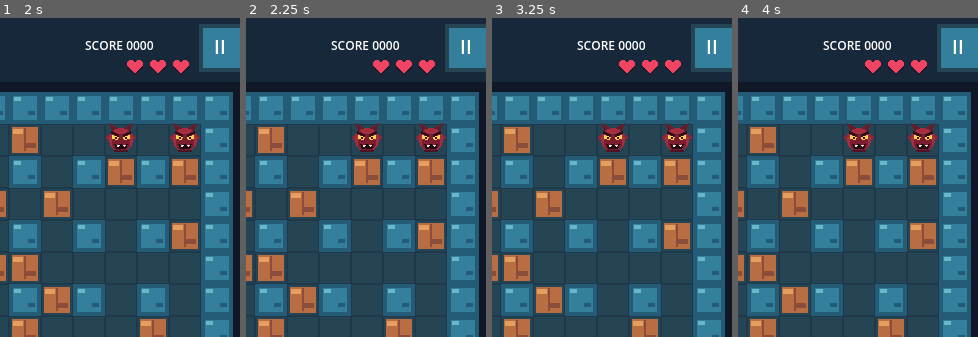
Above: before the commit, frames 1-4 (left to right).
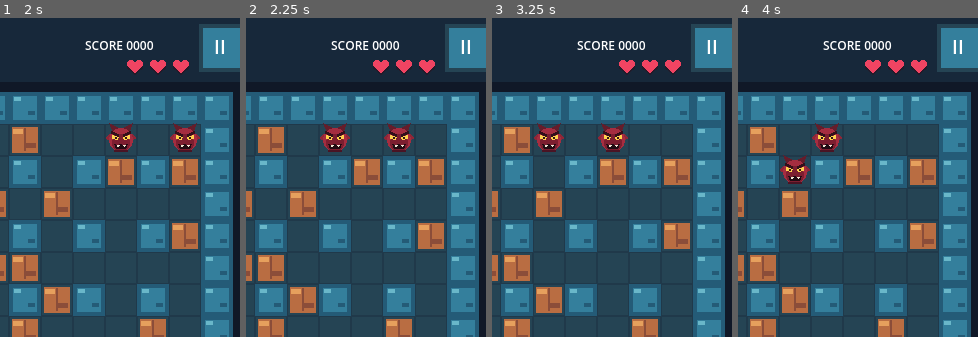
Above: after the commit, the same moments.

Repository: leto98/Bomberman_NES_android
Game: Godot game, scene res://scenes/main.tscn
The game is run twice, just before and just after one commit, with the same random seed, the same clock (stepped at 60 frames per second) and the same inputs.
Inputs (mouse positions are % of the whole screen's width and height, from its top left):
- Up to frame 1 (2 s): tap Enter at 0.5 s; move the mouse to (72, 45) at 0.52 s; click (72, 45) at 0.67 s; tap Space at 1.25 s; drag from (30, 55) to (45, 70) at 1.27 s
- Up to frame 2 (2.25 s): tap Enter at 2 s; move the mouse to (60, 28) at 2.02 s; click (60, 28) at 2.17 s
- Up to frame 3 (3.25 s): tap Space at 2.75 s; drag from (45, 70) to (20, 35) at 2.77 s
- Up to frame 4 (4 s): tap Enter at 3.5 s; move the mouse to (80, 65) at 3.52 s; click (80, 65) at 3.67 s
The pictures show only the part of the screen within x 45-95%, y 0-50%; the shares and areas given below are measured in that part.

Frame 1 is identical in both runs. In frame 2, 2.9% of the frame differs, in the area x 30-84%, y 32-43%; in frame 3, 1.5%; in frame 4, 2.9%.

Commit message:
Prevent enemy AI from idling when moves are available

Diff:
--- a/scripts/main.gd
+++ b/scripts/main.gd
@@ -322,24 +322,23 @@
 	_build_level(true)
 
 func _move_enemies() -> void:
-	# Each enemy keeps a personality slot: Hunter, Ambusher, Tactician, Shy, then Roamers.
-	# The first living enemy is always the persistent Hunter.
+	# Every enemy attempts a move on every enemy turn. Personality changes its
+	# preferred target, but no role intentionally waits when a legal move exists.
 	for i in range(enemies.size()):
 		var enemy: Vector2i = enemies[i]
 		var next_step := Vector2i.ZERO
 		var role := i % 5
 		if i == 0:
-			# HUNTER (Blinky): shortest-path pursuit, even without line of sight.
+			# HUNTER (Blinky): persistent shortest-path pursuit.
 			next_step = _get_path_step(enemy, player)
 		elif role == 1:
-			# AMBUSHER (Pinky): aim two tiles ahead of the player's facing direction.
+			# AMBUSHER (Pinky): target up to two tiles ahead of the player.
 			var target := _get_ambush_target()
 			next_step = _get_path_step(enemy, target)
 			if next_step == Vector2i.ZERO:
 				next_step = _get_path_step(enemy, player)
 		elif role == 2:
-			# TACTICIAN (Inky): use the Hunter's position and the player's direction
-			# to aim beyond the player, creating a pincer rather than following directly.
+			# TACTICIAN (Inky): approach from a flanking angle.
 			var hunter_pos: Vector2i = enemies[0]
 			var ahead := _get_ambush_target()
 			var target := ahead + (ahead - hunter_pos)
@@ -349,33 +348,37 @@
 			if next_step == Vector2i.ZERO:
 				next_step = _get_path_step(enemy, player)
 		elif role == 3:
-			# SHY (Clyde): pursue from a distance, retreat when close.
+			# SHY (Clyde): retreat when close; chase when far.
 			if _grid_distance(enemy, player) <= 4:
 				next_step = _get_retreat_step(enemy)
 			else:
 				next_step = _get_path_step(enemy, player)
 		else:
-			# ROAMER: react to a clear corridor, otherwise choose a legal random move.
+			# ROAMER: chase if visible, otherwise roam randomly.
 			if _enemy_can_see_player(enemy):
 				next_step = _get_path_step(enemy, player)
 			if next_step == Vector2i.ZERO:
-				var choices: Array[Vector2i] = [Vector2i.UP, Vector2i.DOWN, Vector2i.LEFT, Vector2i.RIGHT]
-				choices.shuffle()
-				for direction in choices:
-					var target: Vector2i = enemy + direction
-					if target == player:
-						enemies[i] = player
-						_begin_player_death("CAUGHT!")
-						return
-					if _is_open(target) and not enemies.has(target):
-						next_step = target
-						break
+				next_step = _get_random_enemy_step(enemy)
+		# Universal movement fallback: no role should idle if a legal move exists.
+		if next_step == Vector2i.ZERO:
+			next_step = _get_random_enemy_step(enemy)
 		if next_step == player:
 			enemies[i] = player
 			_begin_player_death("CAUGHT!")
 			return
 		if next_step != Vector2i.ZERO:
 			enemies[i] = next_step
+
+func _get_random_enemy_step(enemy: Vector2i) -> Vector2i:
+	var choices: Array[Vector2i] = [Vector2i.UP, Vector2i.DOWN, Vector2i.LEFT, Vector2i.RIGHT]
+	choices.shuffle()
+	for direction in choices:
+		var target: Vector2i = enemy + direction
+		if target == player:
+			return player
+		if _is_open(target) and not enemies.has(target):
+			return target
+	return Vector2i.ZERO
 
 func _get_ambush_target() -> Vector2i:
 	# Look ahead up to two tiles, stopping before walls or destructible blocks.
